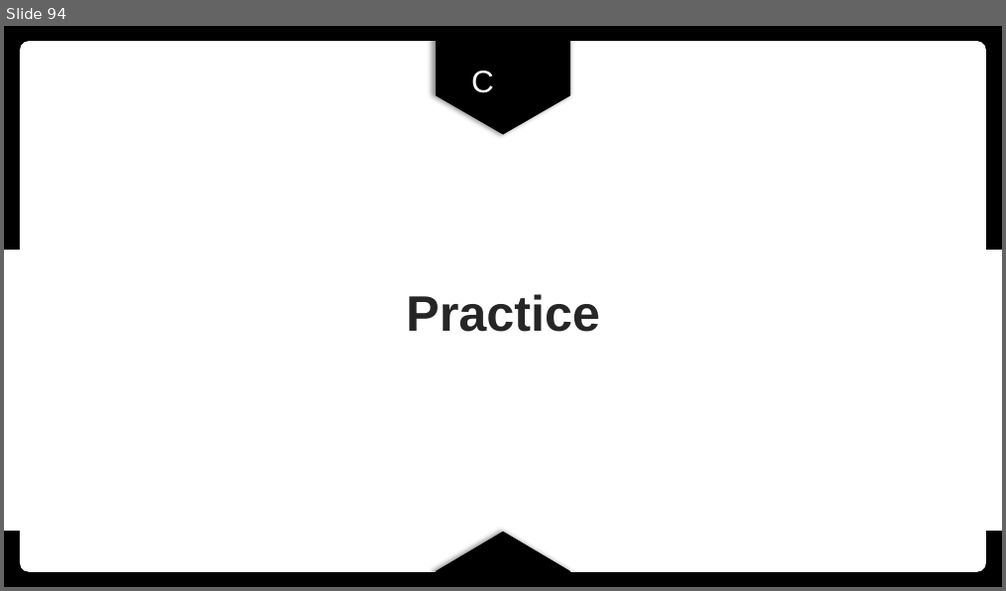
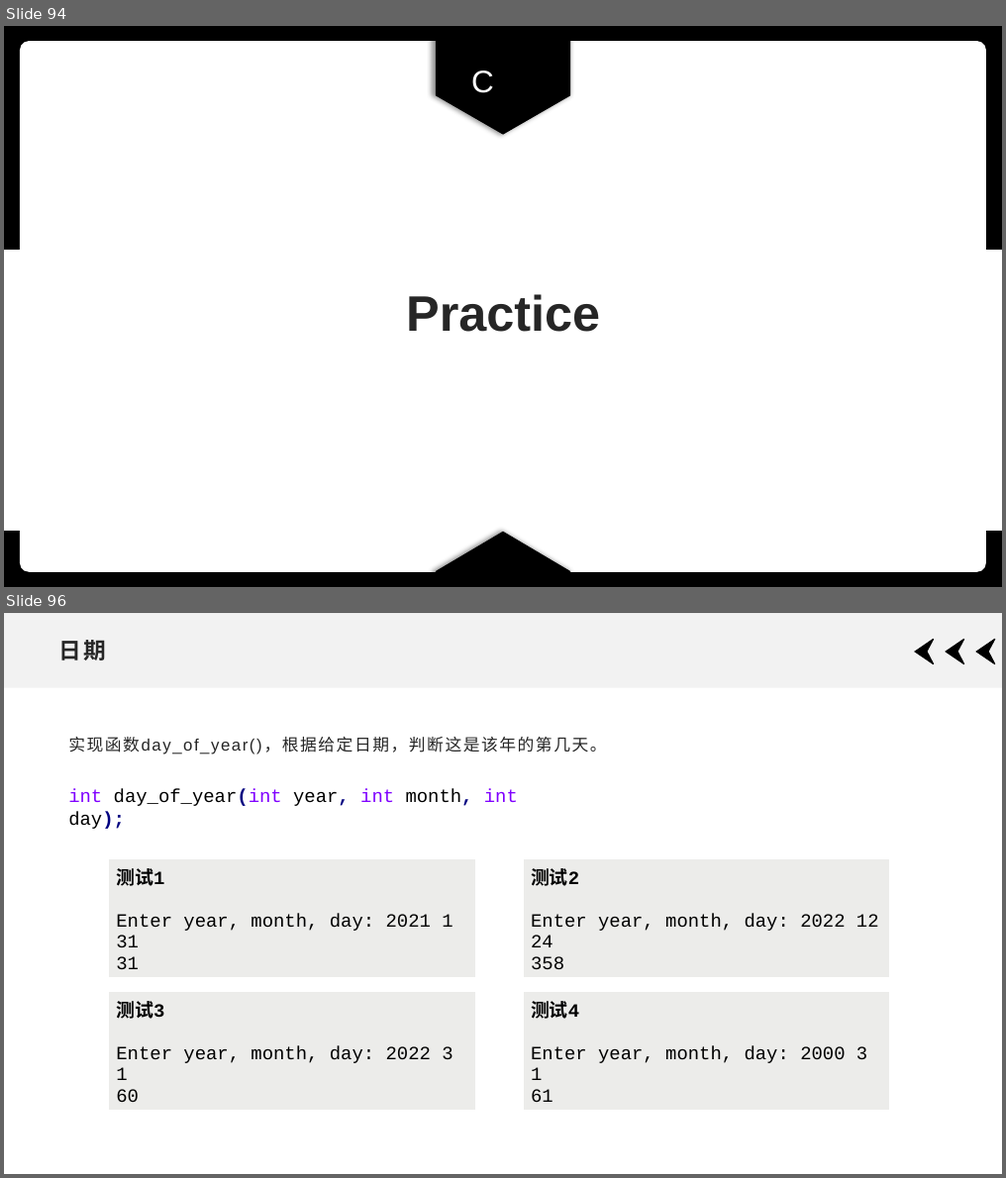
Before and after one commit to xdai02/C, a slide deck: slides/Chapter5.pptx. Shown one above the other, each under a label of ours: slide 94 before the commit, slides 94 and 96 after it; the slides between them are not shown. The pictures are 1006x591 and 1006x1178 pixels, drawn with LibreOffice and Linux fonts; fonts in the diff are those of the drawing. Boxes give left, top, right and bottom in pixels: in the first picture for what was removed or moved away, otherwise in the second. Text is boxed around its words. In the diff, an @@ line names an element or a change of style, - is before the commit and + after.

```diff
--- a/slides/Chapter5.pptx
+++ b/slides/Chapter5.pptx
@@ slide 96 added at box(4, 613, 1002, 1174), background #FFFFFF @@
@@ rectangle added at box(4, 613, 1002, 688), fill #F2F2F2 @@
@@ title added at box(58, 640, 105, 661), 21.6 pt, text #262626, bold @@
+日期
@@ freeform shape added at box(916, 639, 935, 664), fill #000000, outline #000000 1 pt @@
@@ freeform shape added at box(946, 639, 965, 664), fill #000000, outline #000000 1 pt @@
@@ freeform shape added at box(977, 639, 996, 664), fill #000000, outline #000000 1 pt @@
@@ text added at box(68, 737, 607, 755), 16 pt, text #262626 @@
+实现函数day_of_year()，根据给定日期，判断这是该年的第几天。
@@ text added at box(68, 789, 518, 806), 18 pt, text #000000 @@
+int day_of_year(int year, int month, int day);
@@ table added at box(109, 860, 475, 973), 1 rows, 1 columns @@
+测试1 / Enter year, month, day: 2021 1 31 / 31
@@ table added at box(524, 860, 890, 973), 1 rows, 1 columns @@
+测试2 / Enter year, month, day: 2022 12 24 / 358
@@ table added at box(109, 992, 475, 1106), 1 rows, 1 columns @@
+测试3 / Enter year, month, day: 2022 3 1 / 60
@@ table added at box(524, 992, 890, 1106), 1 rows, 1 columns @@
+测试4 / Enter year, month, day: 2000 3 1 / 61
```
Also in this commit, not shown: 4 other slides added, 2 slides removed, 6 other files.
